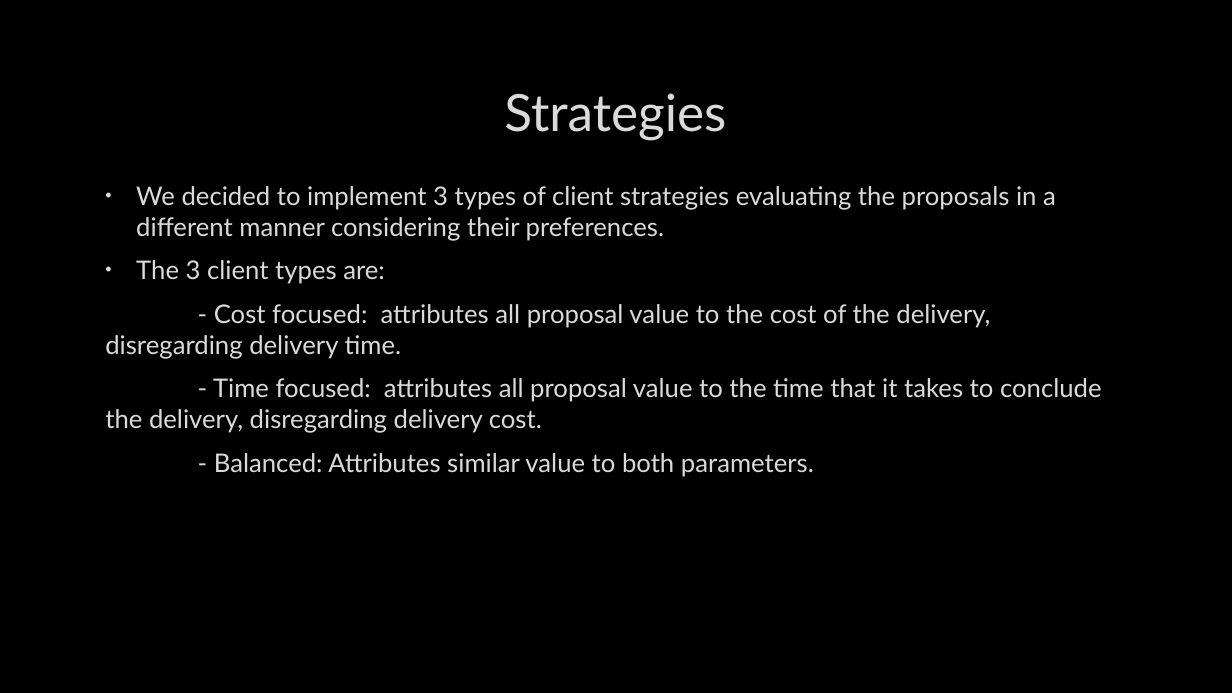
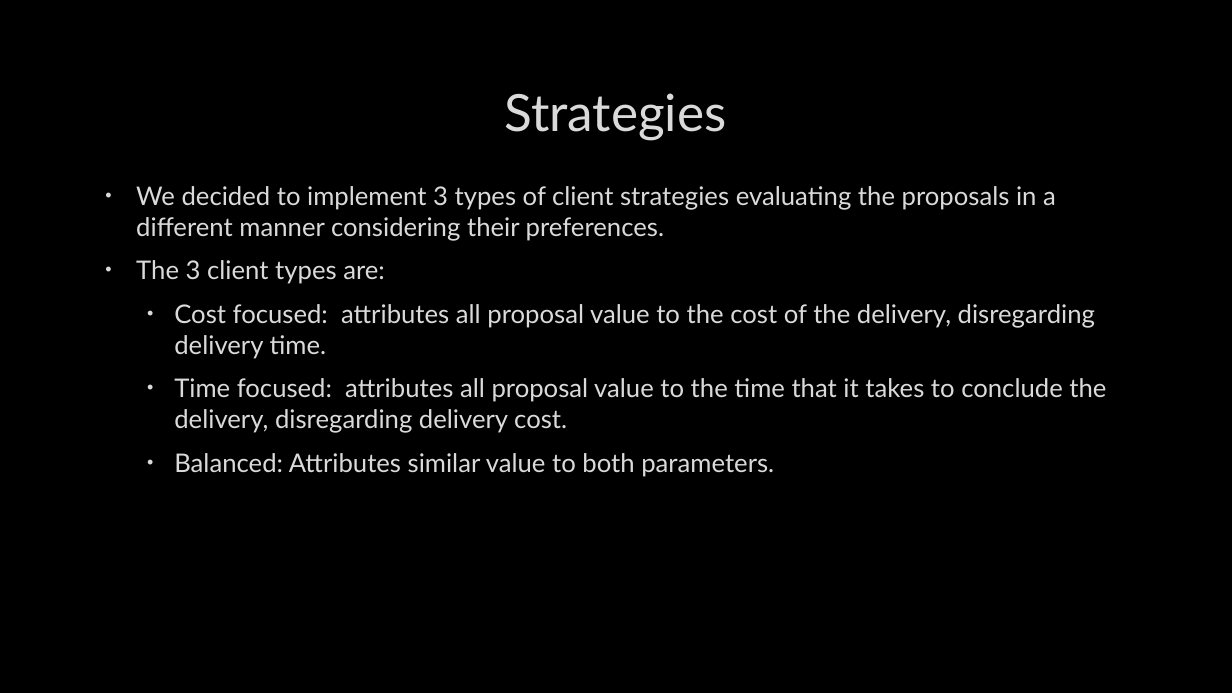
Before and after one commit to joao0903/ASMA, a slide deck: slide 6 of docs/Uber Eats.pptx (slide 5 before the commit). Drawn at 1232x693 pixels with LibreOffice and Linux fonts; fonts in the diff are those of the drawing; background and template pictures are left out. Boxes give left, top, right and bottom in pixels: in the first picture for what was removed or moved away, otherwise in the second. Text is boxed around its words. In the diff, an @@ line names an element or a change of style, - is before the commit and + after.

```diff
--- a/docs/Uber Eats.pptx
+++ b/docs/Uber Eats.pptx
@@ text at <box>174,304,1106,477</box>: text changed @@
-- Cost focused: attributes all proposal value to the cost of the delivery, disregarding delivery time.
-- Time focused: attributes all proposal value to the time that it takes to conclude the delivery, disregarding delivery cost.
-- Balanced: Attributes similar value to both parameters.
+  • Cost focused: attributes all proposal value to the cost of the delivery, disregarding delivery time.
+  • Time focused: attributes all proposal value to the time that it takes to conclude the delivery, disregarding delivery cost.
+  • Balanced: Attributes similar value to both parameters.
```
Also in this commit, not shown: 5 other slides changed, 2 slides added, 1 slide removed, 8 other files.
